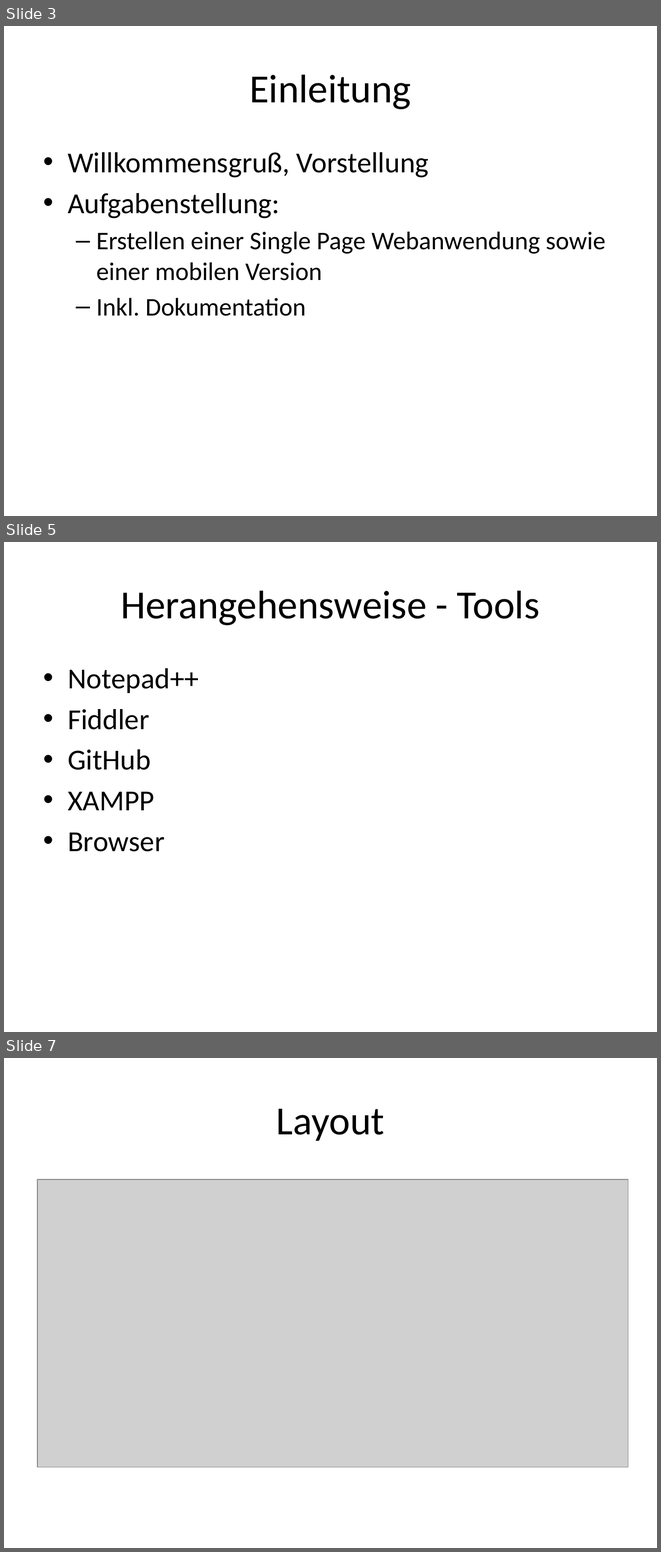
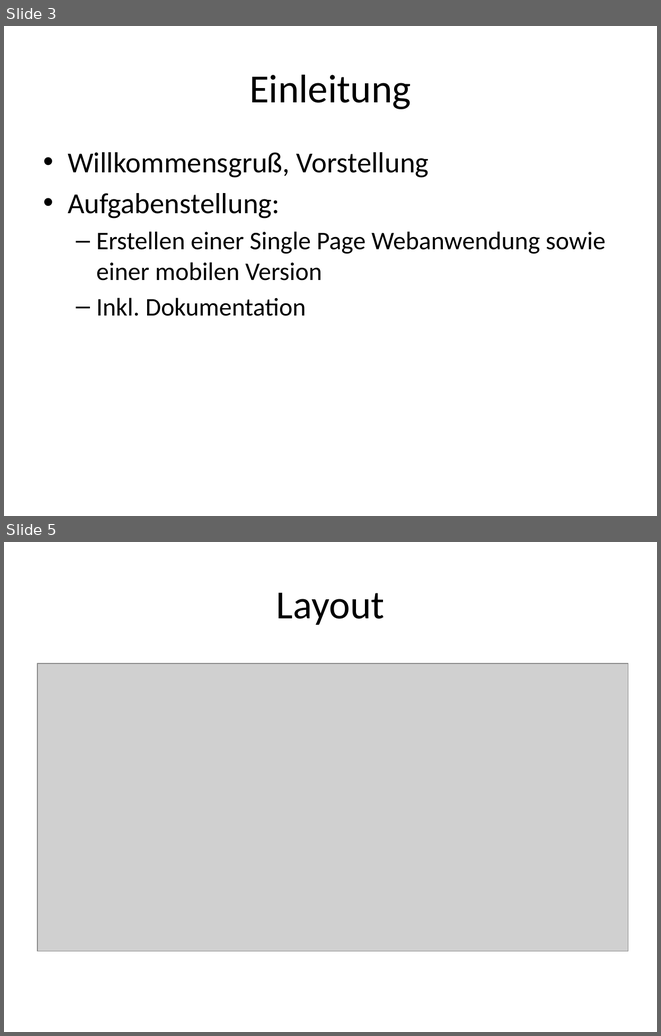
Before and after one commit to patpiech88/SportfreundeRFH, a slide deck: Dokumentation/SportfreundeRFH.pptx. Shown one above the other, each under a label of ours: slides 3, 5 and 7 before the commit, slides 3 and 5 after it; the slides between them are not shown. The pictures are 661x1552 and 661x1036 pixels, drawn with LibreOffice and Linux fonts; fonts in the diff are those of the drawing; grey boxes stand for pictures. Boxes give left, top, right and bottom in pixels: in the first picture for what was removed or moved away, otherwise in the second. Text is boxed around its words. In the diff, an @@ line names an element or a change of style, - is before the commit and + after.

```diff
--- a/Dokumentation/SportfreundeRFH.pptx
+++ b/Dokumentation/SportfreundeRFH.pptx
@@ slide 5 removed at box(4, 542, 657, 1032), background #FFFFFF @@
@@ title removed at box(121, 590, 540, 625) @@
-Herangehensweise - Tools
@@ text removed at box(68, 668, 199, 852) @@
-• Notepad++
-• Fiddler
-• GitHub
-• XAMPP
-• Browser
@@ what was slide 7 is now slide 5 @@
```
Also in this commit, not shown: 5 slides changed, 9 slides added, 5 other slides removed.
